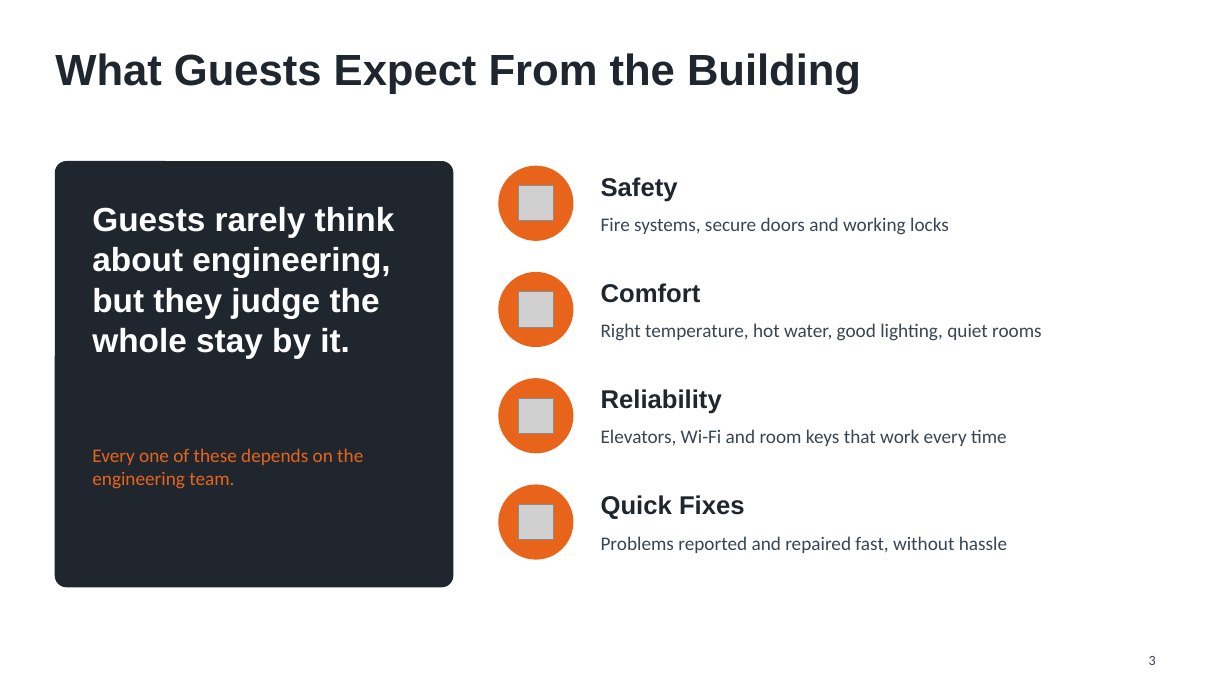
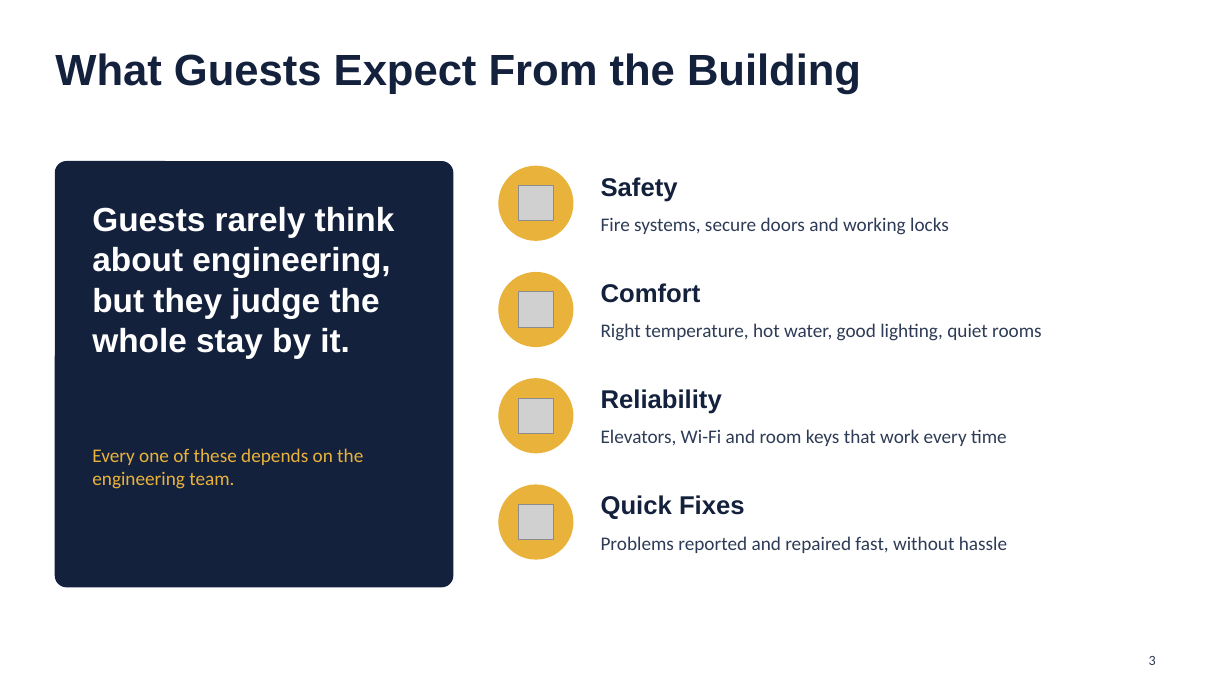
Before and after one commit to Hsattar123/hsattar, a slide deck: slide 3 of Facility Engineering - Version A (Marriott Mobile Key Outage).pptx. Drawn at 1232x693 pixels with LibreOffice and Linux fonts; fonts in the diff are those of the drawing; grey boxes stand for pictures. Boxes give left, top, right and bottom in pixels: in the first picture for what was removed or moved away, otherwise in the second. Text is boxed around its words. In the diff, an @@ line names an element or a change of style, - is before the commit and + after.

```diff
--- a/Facility Engineering - Version A (Marriott Mobile Key Outage).pptx
+++ b/Facility Engineering - Version A (Marriott Mobile Key Outage).pptx
@@ rounded rectangle at [55, 162, 453, 587]: fill #20262E to #14213D; outline #20262E 1 pt to #14213D 1 pt @@
@@ text "Every one of these depends ..." at [92, 448, 363, 489]: text colour #E8641B to #E9B33B @@
@@ fill #E8641B to #E9B33B; outline #E8641B 1 pt to #E9B33B 1 pt in 4 elements at [499, 166, 573, 240], [499, 273, 573, 347], [499, 379, 573, 453], [499, 485, 573, 559] @@
@@ text colour #20262E to #14213D in 5 elements at [55, 53, 861, 94], [601, 177, 678, 202], [601, 283, 701, 303], [601, 389, 722, 414], [601, 495, 745, 519] @@
```
Also in this commit, not shown: 5 other slides changed, 3 other files.
